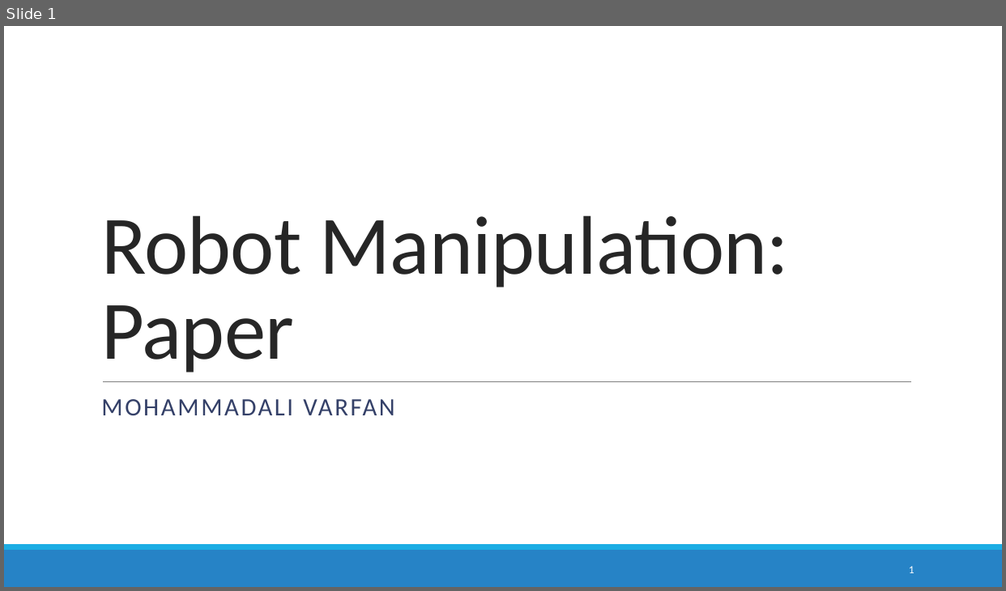
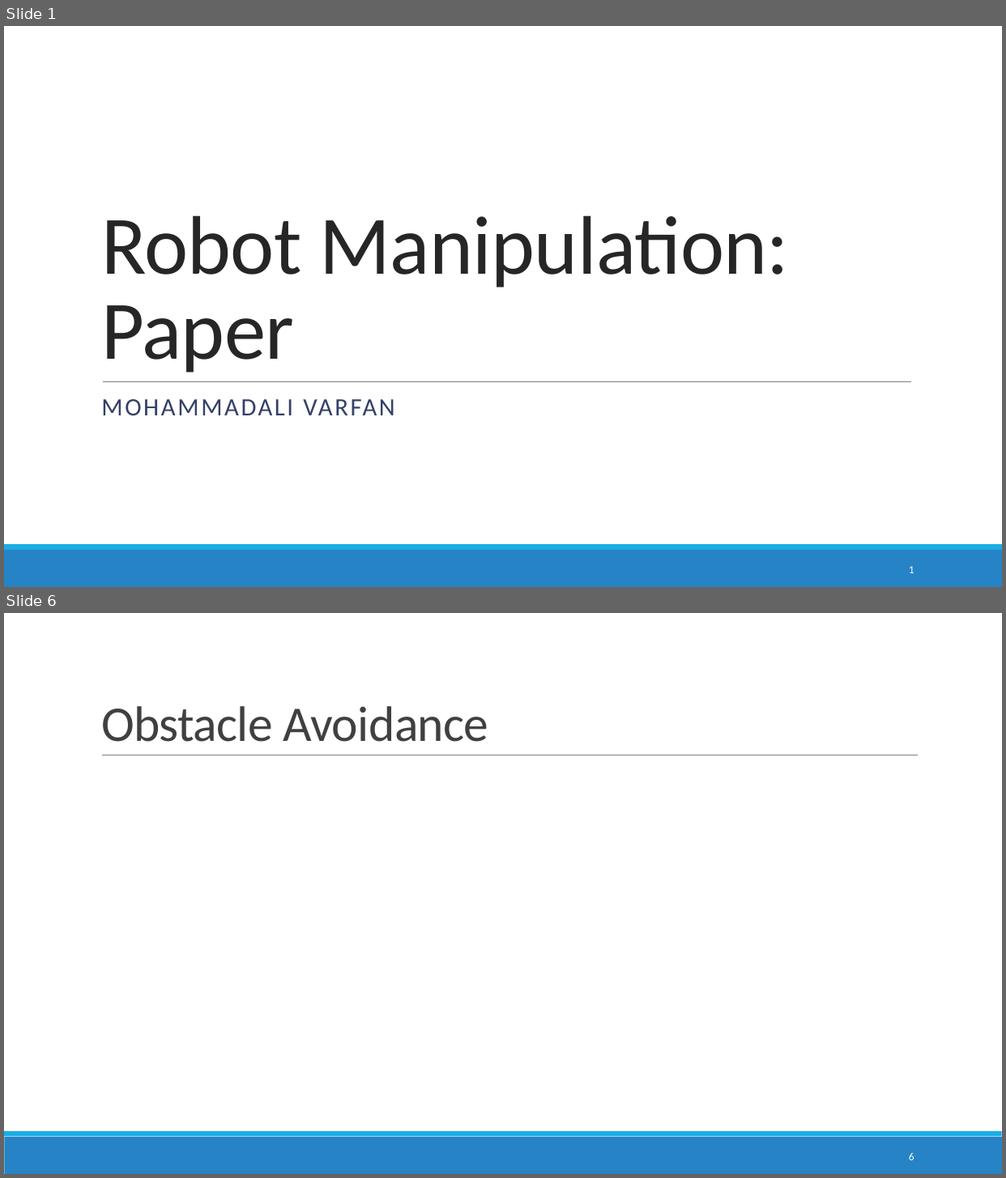
Before and after one commit to avarf/robot_Manipulation, a slide deck: presentations/1/paper_presenattion.pptx. Shown one above the other, each under a label of ours: slide 1 before the commit, slides 1 and 6 after it; the slides between them are not shown. The pictures are 1006x591 and 1006x1178 pixels, drawn with LibreOffice and Linux fonts; fonts in the diff are those of the drawing; grey boxes stand for pictures. Boxes give left, top, right and bottom in pixels: in the first picture for what was removed or moved away, otherwise in the second. Text is boxed around its words. In the diff, an @@ line names an element or a change of style, - is before the commit and + after.

```diff
--- a/presentations/1/paper_presenattion.pptx
+++ b/presentations/1/paper_presenattion.pptx
@@ slide 6 added at (4, 613, 1002, 1174), background #FFFFFF; not listed: 2 template elements that a slide beside it also shows @@
@@ title added at (101, 706, 489, 742), 48 pt, text #404040 @@
+Obstacle Avoidance
@@ line added from (102, 756) to (918, 756), #808080 0.5 pt @@
@@ page number added at (909, 1153, 914, 1161), 10.5 pt, text #FFFFFF @@
+6
```
Also in this commit, not shown: 4 other slides added, 9 slides removed, 3 other files.
